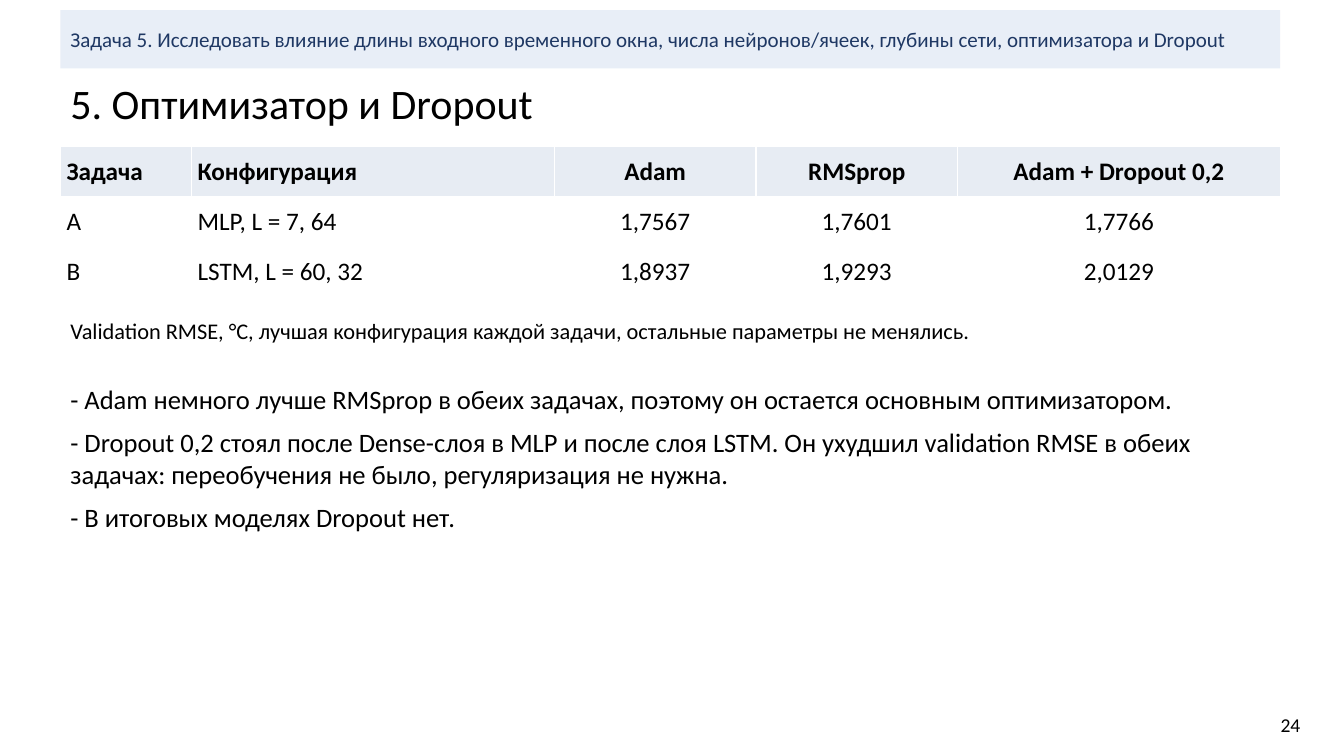
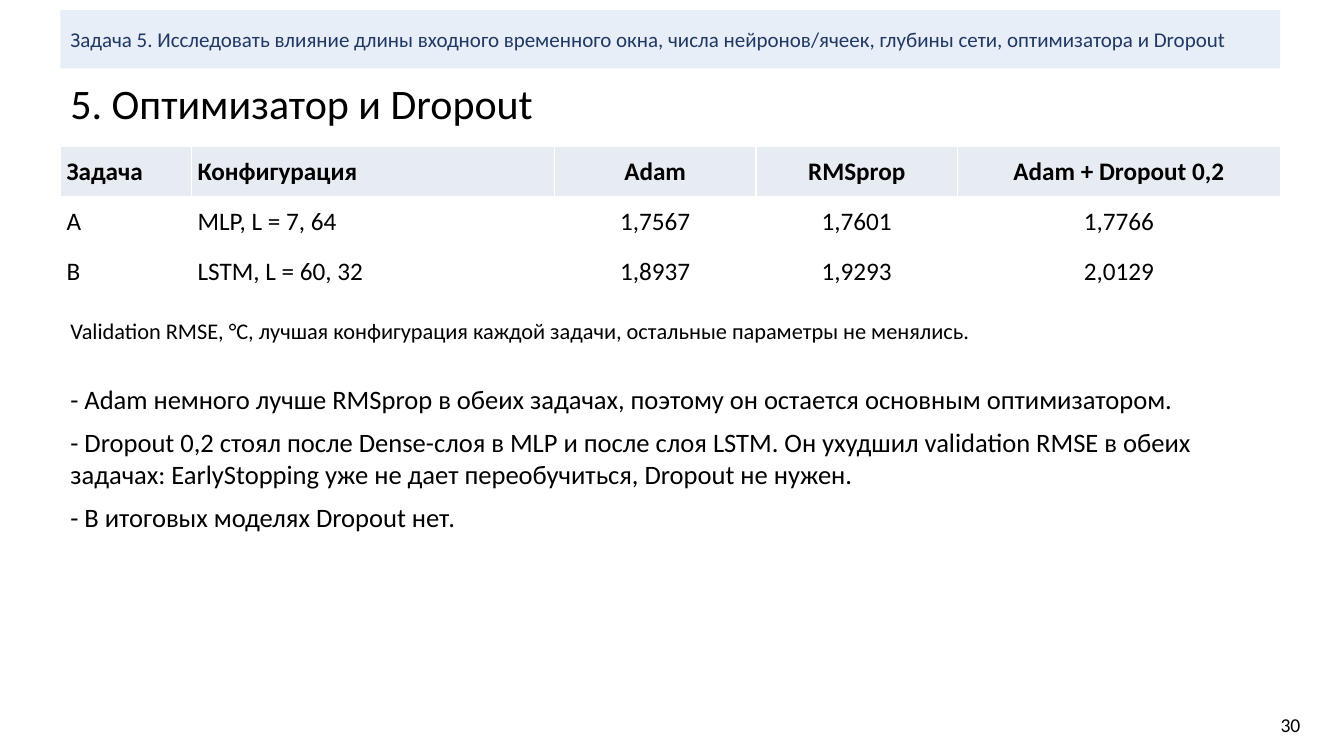
Before and after one commit to bigflyy/nn-uni, a slide deck: slide 30 of labs/lab2/nn-lab-2.pptx (slide 24 before the commit). Drawn at 1344x756 pixels with LibreOffice and Linux fonts; fonts in the diff are those of the drawing. Boxes give left, top, right and bottom in pixels: in the first picture for what was removed or moved away, otherwise in the second. Text is boxed around its words. In the diff, an @@ line names an element or a change of style, - is before the commit and + after.

Commit message:
lab2: charts in °C, no-EarlyStopping and stability experiments, new deck slides

```diff
--- a/labs/lab2/nn-lab-2.pptx
+++ b/labs/lab2/nn-lab-2.pptx
@@ text at box(70, 433, 1190, 489): text changed @@
-- Dropout 0,2 стоял после Dense-слоя в MLP и после слоя LSTM. Он ухудшил validation RMSE в обеих задачах: переобучения не было, регуляризация не нужна.
+- Dropout 0,2 стоял после Dense-слоя в MLP и после слоя LSTM. Он ухудшил validation RMSE в обеих задачах: EarlyStopping уже не дает переобучиться, Dropout не нужен.
@@ text at box(1281, 719, 1301, 732): text changed @@
-24
+30
```
Also in this commit, not shown: 15 other slides changed, 12 slides added, 38 other files.
